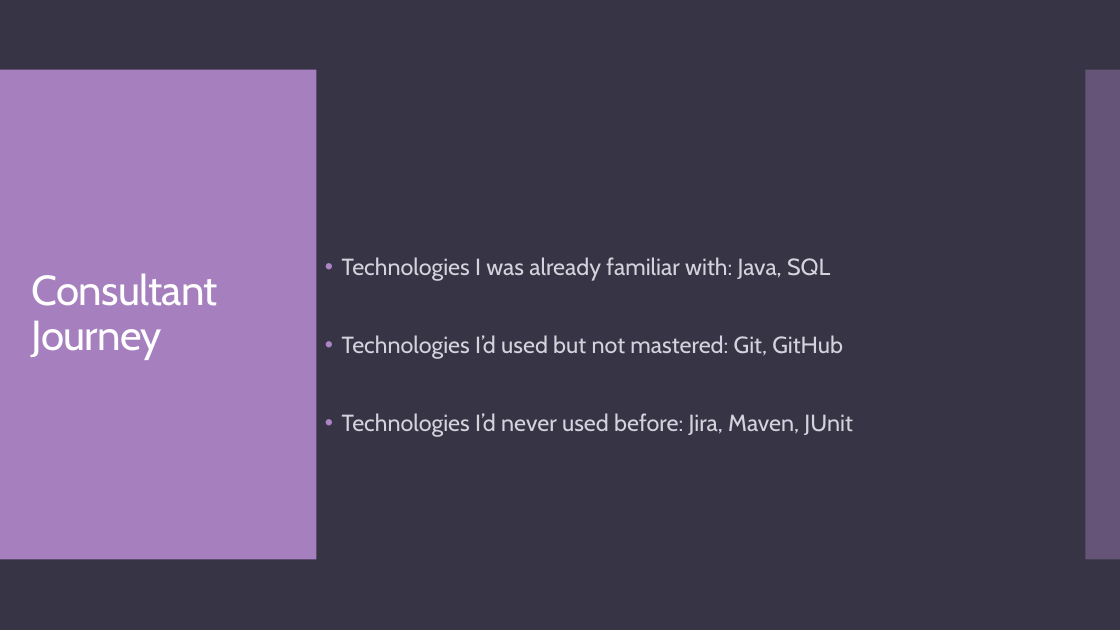
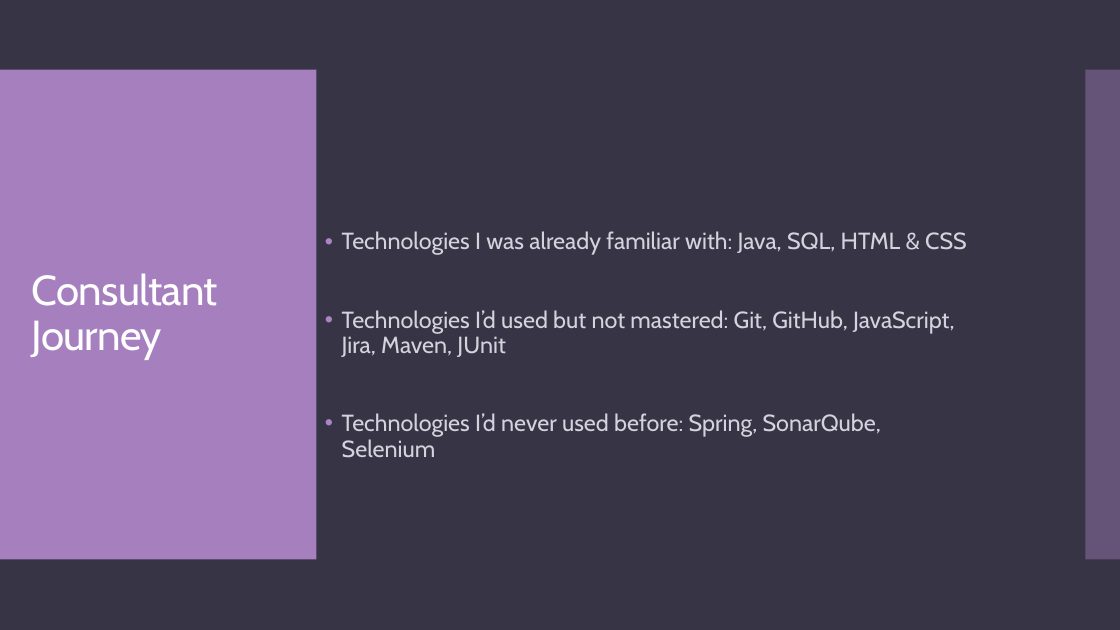
Before and after one commit to STGoodlandWork/QA-TDL-SG, a slide deck: slide 3 of Documentation/qa-tdl-presentation.pptx. Drawn at 1120x630 pixels with LibreOffice and Linux fonts; fonts in the diff are those of the drawing. Boxes give left, top, right and bottom in pixels: in the first picture for what was removed or moved away, otherwise in the second. Text is boxed around its words. In the diff, an @@ line names an element or a change of style, - is before the commit and + after.

Commit message:
SG: Uploaded presentation

```diff
--- a/Documentation/qa-tdl-presentation.pptx
+++ b/Documentation/qa-tdl-presentation.pptx
@@ text at [342, 231, 967, 458]: text changed @@
-• Technologies I was already familiar with: Java, SQL
-• Technologies I’d used but not mastered: Git, GitHub
-• Technologies I’d never used before: Jira, Maven, JUnit
+• Technologies I was already familiar with: Java, SQL, HTML & CSS
+• Technologies I’d used but not mastered: Git, GitHub, JavaScript, Jira, Maven, JUnit
+• Technologies I’d never used before: Spring, SonarQube, Selenium
```
Also in this commit, not shown: 2 other slides changed.
